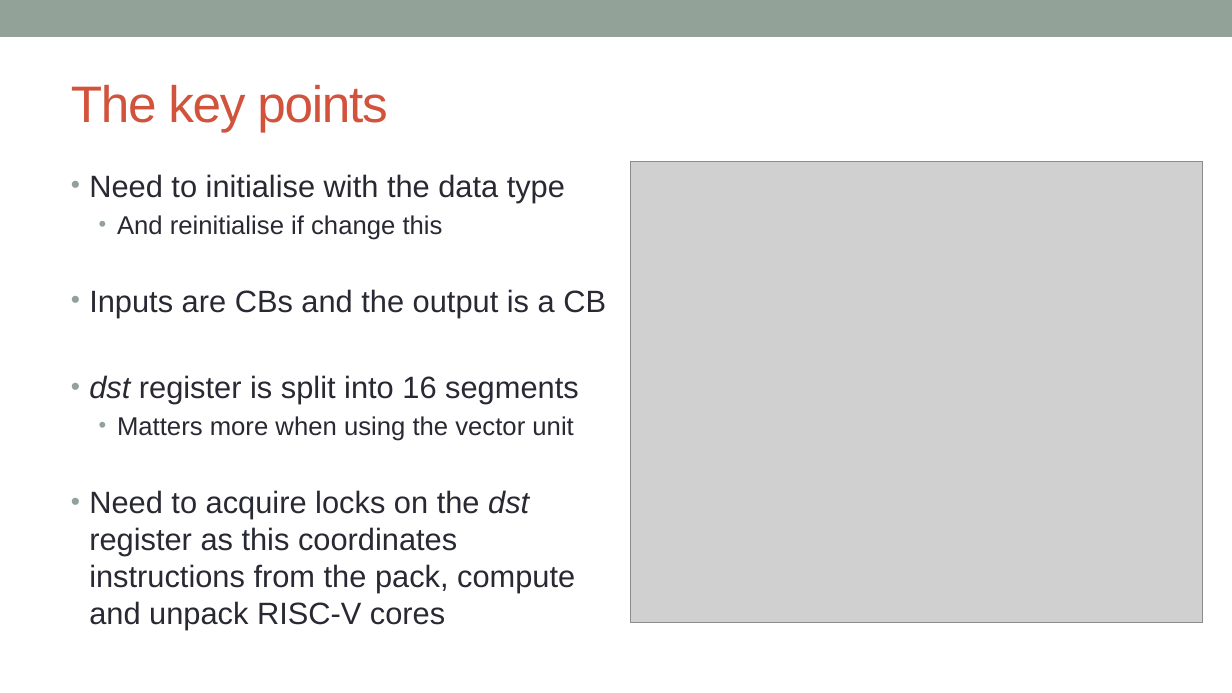
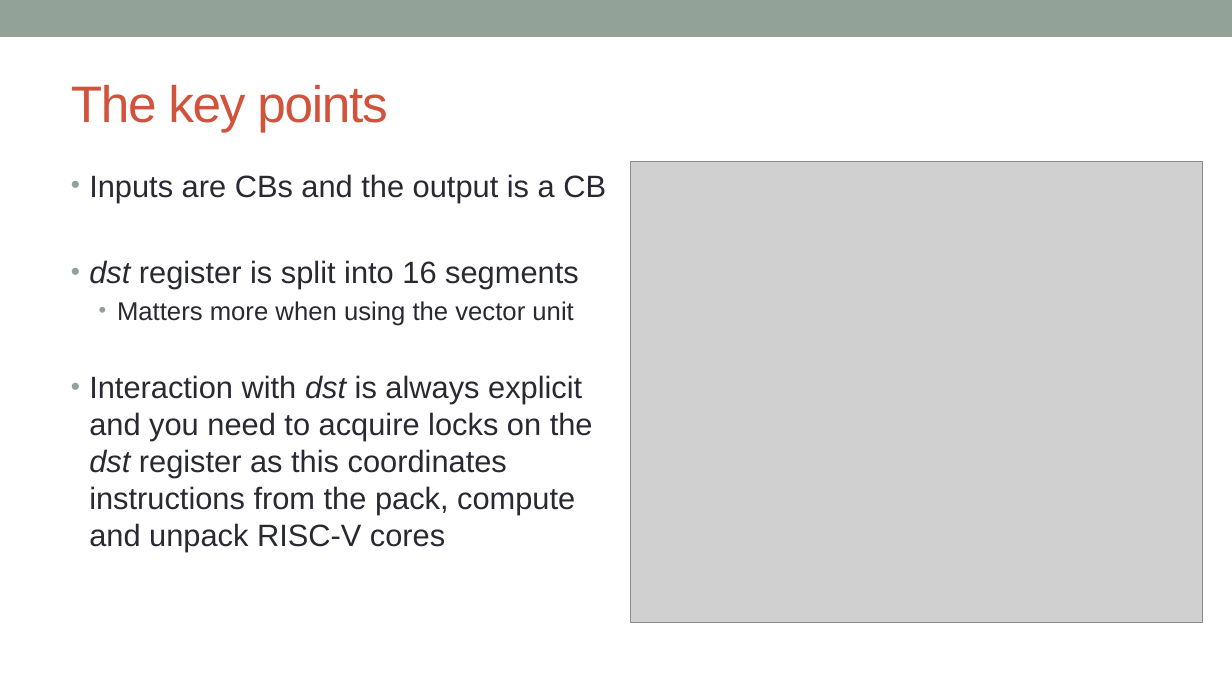
Before and after one commit to owainkenwayucl/tt-tutorial, a slide deck: slide 8 of lectures/src/SDK-compute.pptx. Drawn at 1232x693 pixels with LibreOffice and Linux fonts; fonts in the diff are those of the drawing; grey boxes stand for pictures. Boxes give left, top, right and bottom in pixels: in the first picture for what was removed or moved away, otherwise in the second. Text is boxed around its words. In the diff, an @@ line names an element or a change of style, - is before the commit and + after.

```diff
--- a/lectures/src/SDK-compute.pptx
+++ b/lectures/src/SDK-compute.pptx
@@ text at box(89, 174, 565, 240): paragraphs removed @@
-• Need to initialise with the data type
-  • And reinitialise if change this
@@ text at box(89, 375, 593, 551): text changed @@
-• Need to acquire locks on the dst register as this coordinates instructions from the pack, compute and unpack RISC-V cores
+• Interaction with dst is always explicit and you need to acquire locks on the dst register as this coordinates instructions from the pack, compute and unpack RISC-V cores
```
Also in this commit, not shown: 3 other slides changed, 1 other file.
